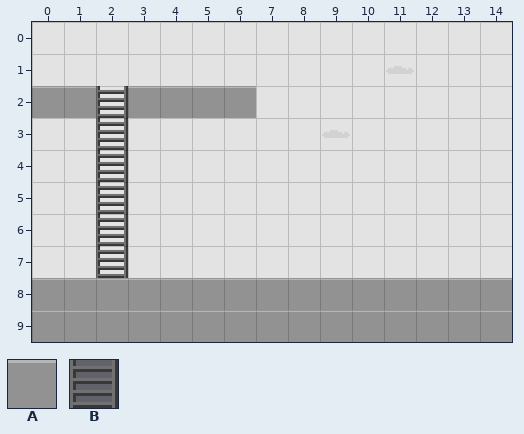
An edit to a level. Tiled map, game/levels/level_0.tmx. That is the earlier state.
Cells are 16x16 px. Shown: x 0..14, y 0..9.
Key: from "sprites-scetch": A 0, B 12.
_ is an empty cell.
Layers that did not change in this view are not listed.
Layer "ground" before, first column x 0:
 0 _______________
 1 _______________
 2 AABAAAA________
 3 __B____________
 4 __B____________
 5 __B____________
 6 __B____________
 7 __B____________
 8 AAAAAAAAAAAAAAA
 9 AAAAAAAAAAAAAAA
And afterwards:
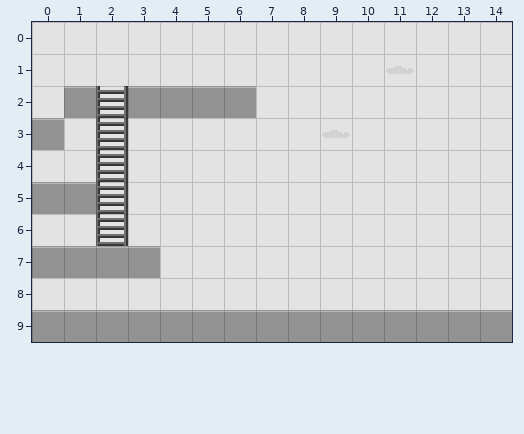
Change:
Changed rows in their new state; . is an unchanged cell.
Layer "ground":
first column x 0:
 2 _..............
 3 A..............
 5 AA.............
 7 AAAA...........
 8 _______________
Changed places in both pictures, as pixel boxes (x1, y1, x2, y2):
changed: (32, 86, 64, 150)
added: (32, 182, 96, 214)
changed: (32, 246, 512, 310)
